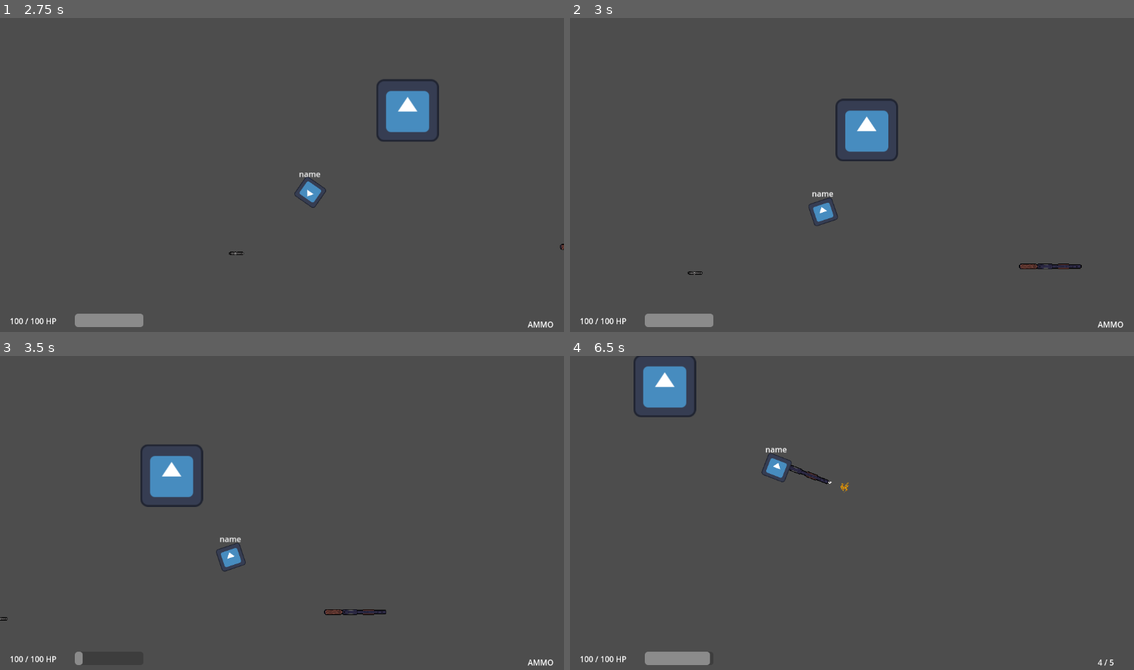
Above: before the commit, frames 1-4 (two rows, left to right).
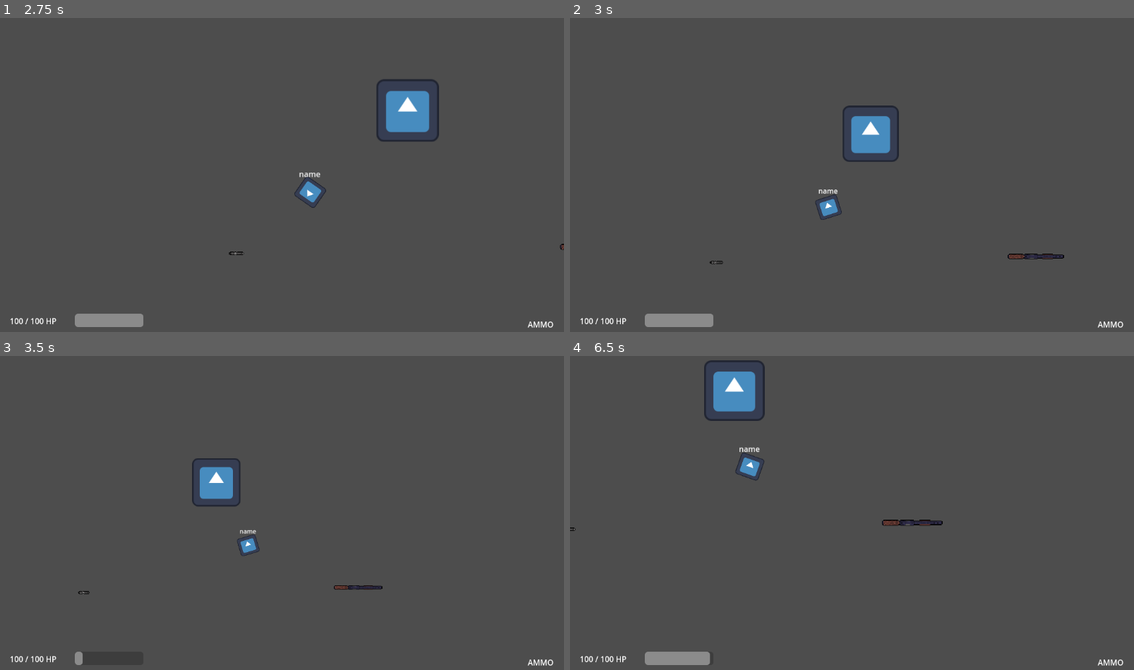
Above: after the commit, the same moments.

Repository: filipjaruska/mtds
Game: Godot game, scene res://nodes/menu/main.tscn
Two runs of this game, one before a commit and one after it. Both use one fixed random seed, a clock stepped at 60 frames per second and the inputs below. The engine's default icon, where the game draws it, is replaced by a stand-in: a white triangle on a blue panel in a dark square.
Inputs (mouse positions are in pixels of both pictures, inside the frame that each line leads up to):
- Up to frame 1 (2.75 s): click "Start" at 0.5 s; click "Host" at 1.25 s; click "Start" at 2 s
- Up to frame 2 (3 s): tap Enter at 2.75 s; move the mouse to (976, 159) at 2.77 s; hold Right (ui_right) from 2.78 s (still down); hold Ctrl (ui_crouch, bound only after the commit) from 2.78 s (still down); tap Shift (Dash) at 2.85 s
- Up to frame 3 (3.5 s): keep holding Right (ui_right); keep holding Ctrl (ui_crouch, bound only after the commit)
- Up to frame 4 (6.5 s): move the mouse to (739, 528) at 3.52 s; release Right (ui_right) at 3.53 s; release Ctrl (ui_crouch, bound only after the commit) at 3.53 s; hold Down (ui_down) 3.53-4.28 s; tap Ctrl (ui_crouch, bound only after the commit) at 3.6, 6.05 s; tap Shift (Dash) at 3.8, 4.35, 5.3 s; move the mouse to (908, 443) at 4.27 s; hold Right (ui_right) 4.28-5.03 s; hold Ctrl (ui_crouch, bound only after the commit) 4.28-5.03 s; move the mouse to (823, 578) at 5.02 s; hold Up (ui_up) 5.03-5.78 s; tap E (interact) at 5.1 s; move the mouse to (1021, 563) at 5.77 s; press the mouse at (1021, 563) at 5.78 s; hold Left (ui_left) from 5.78 s (still down)

Frame 1 is identical in both runs. In frame 2, 1.5% of the frame differs, in the area x 20-91%, y 25-82%; in frame 3, 2.7%; in frame 4, 3.4%, in the area x 0-99%, y 0-99%.

Commit message:
Add crouching mechanics

Diff:
--- a/project.godot
+++ b/project.godot
@@ -83,3 +83,9 @@
 "events": [Object(InputEventKey,"resource_local_to_scene":false,"resource_name":"","device":-1,"window_id":0,"alt_press …(192 unchanged characters)…
 ]
 }
+ui_crouch={
+"deadzone": 0.5,
+"events": [Object(InputEventKey,"resource_local_to_scene":false,"resource_name":"","device":0,"window_id":0,"alt_pressed":false,"shift_pressed":false,"ctrl_pressed":false,"meta_pressed":false,"pressed":false,"keycode":0,"physical_keycode":4194326,"key_label":0,"unicode":0,"location":0,"echo":false,"script":null)
+, Object(InputEventKey,"resource_local_to_scene":false,"resource_name":"","device":0,"window_id":0,"alt_pressed":false,"shift_pressed":false,"ctrl_pressed":false,"meta_pressed":false,"pressed":false,"keycode":0,"physical_keycode":4194326,"key_label":0,"unicode":0,"location":0,"echo":false,"script":null)
+]
+}
--- a/scripts/player.gd
+++ b/scripts/player.gd
@@ -4,17 +4,26 @@
 @onready var camera2d = $Camera2D
 @onready var dash_cooldown_indicator = $Camera2D/UI/DashCooldownIndicator
 
+# Movement speeds
 @export var normal_speed: float = 200.0 # pixels per second
 @export var dash_speed: float = 800.0 # pixels per second
+@export var crouch_speed: float = 100.0 # pixels per second
+
+# Dash settings
 @export var dash_duration: float = 0.3 # seconds
 @export var dash_cooldown: float = 3500.0 # milliseconds
+
+# Camera settings
 @export var camera_lookahead_distance: float = 175.0 # pixels
 @export var offset_disable_threshold: float = 200.0 # pixels
-@export var transition_speed: float = 5.0 # interpolation factor
+@export var camera_transition_speed: float = 5.0 # interpolation factor
+@export var camera_zoom_out_factor: float = 0.7 # zoom factor when crouching
+@export var camera_zoom_transition_speed: float = 2.0 # zoom transition speed
 
 var current_speed: float
 var last_dash_time: float = 0
 var is_dashing: bool = false
+var is_crouching: bool = false
 var dash_direction: Vector2 = Vector2.ZERO
 
 func _ready():
@@ -31,6 +40,7 @@
 func _process(delta):
 	handle_movement()
 	handle_dashing()
+	handle_crouching(delta)
 	weapon_manager._process(delta)
 	update_camera_offset(delta)
 	update_dash_cooldown_indicator()
@@ -66,6 +76,16 @@
 		velocity = dash_direction * dash_speed
 		move_and_slide()
 
+func handle_crouching(delta):
+	if Input.is_action_pressed("ui_crouch"):
+		is_crouching = true
+		current_speed = crouch_speed
+		camera2d.zoom = camera2d.zoom.lerp(Vector2(camera_zoom_out_factor, camera_zoom_out_factor), camera_zoom_transition_speed * delta)
+	else:
+		is_crouching = false
+		current_speed = normal_speed
+		camera2d.zoom = camera2d.zoom.lerp(Vector2(1, 1), camera_zoom_transition_speed * delta)
+
 func update_camera_offset(delta):
 	var mouse_position: Vector2 = get_global_mouse_position()
 	var player_position: Vector2 = global_position
@@ -78,7 +98,7 @@
 		var direction: Vector2 = (mouse_position - player_position).normalized()
 		target_offset = direction * camera_lookahead_distance
 
-	camera2d.offset = camera2d.offset.lerp(target_offset, transition_speed * delta)
+	camera2d.offset = camera2d.offset.lerp(target_offset, camera_transition_speed * delta)
 
 func update_dash_cooldown_indicator():
 	var cooldown_progress: float = clamp((Time.get_ticks_msec() - last_dash_time) / dash_cooldown, 0, 1)
